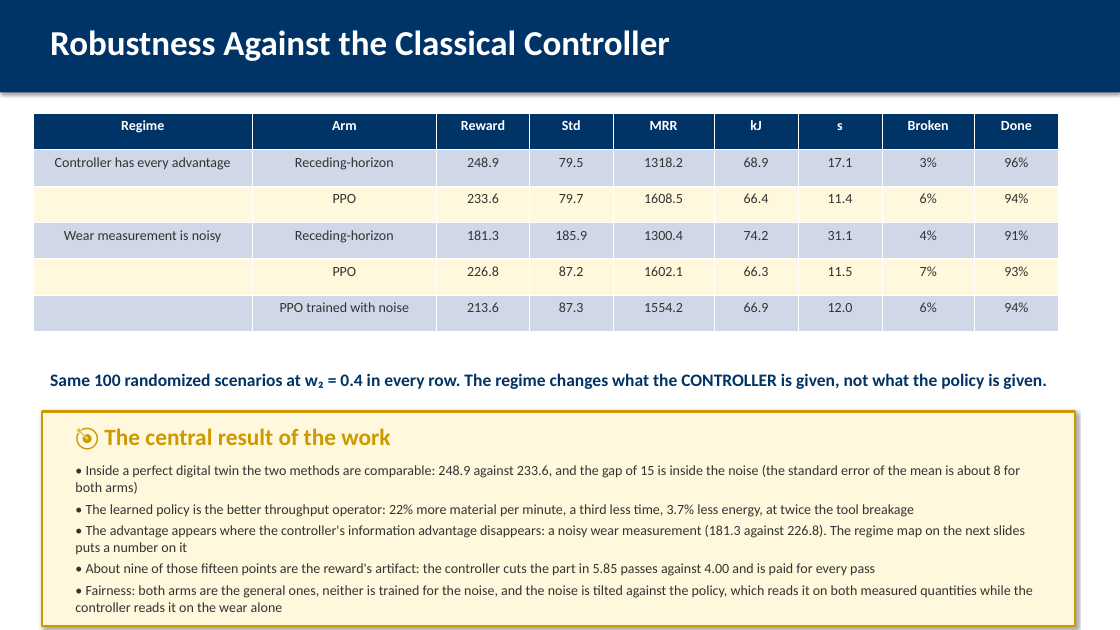
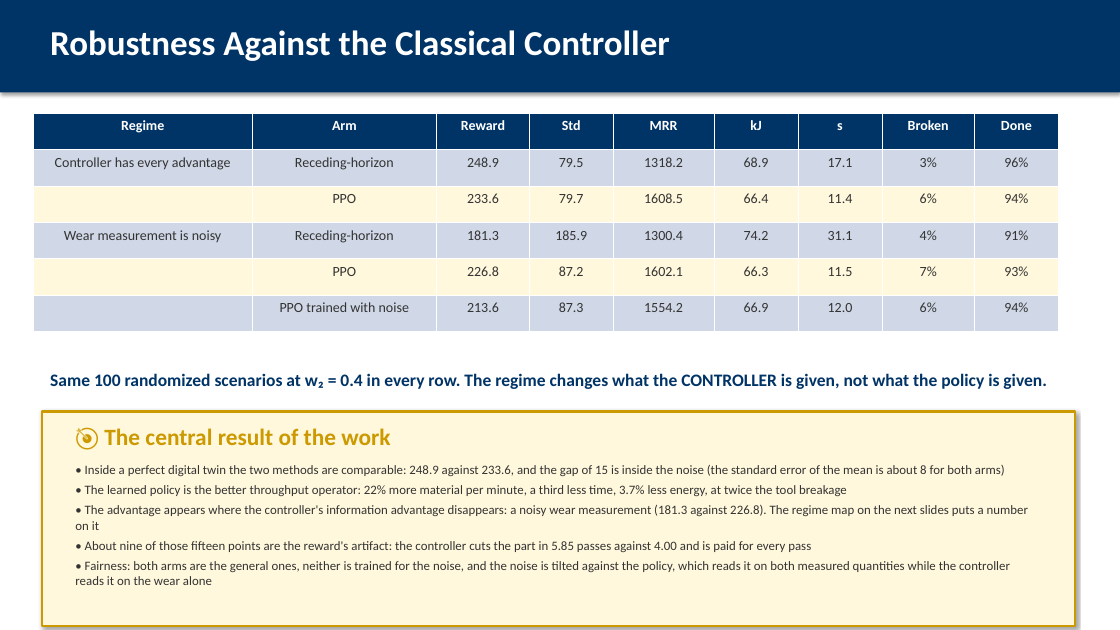
Before and after one commit to AbhinandIITM/AI-in-Mfg, a slide deck: slide 14 of report/presentation.pptx. Drawn at 1120x630 pixels with LibreOffice and Linux fonts; fonts in the diff are those of the drawing. Boxes give left, top, right and bottom in pixels: in the first picture for what was removed or moved away, otherwise in the second. Text is boxed around its words. In the diff, an @@ line names an element or a change of style, - is before the commit and + after.

```diff
--- a/report/presentation.pptx
+++ b/report/presentation.pptx
@@ text "• Inside a perfect digital ..." at bbox=[75, 465, 1028, 585]: size 12 to 11 pt @@
```
Also in this commit, not shown: 7 other slides changed, 1 slide added, 10 other files.
